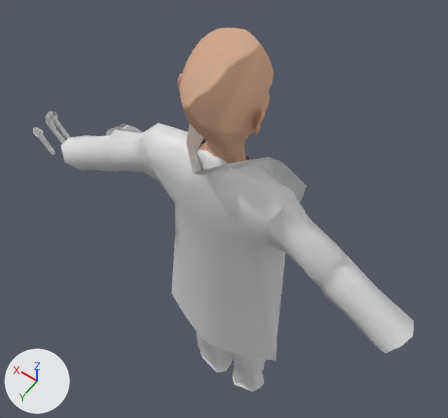
The Blender file LIB/Modeling/Personnages/JeanLuc/JeanLuc17.blend as it was, and as the next commit left it.
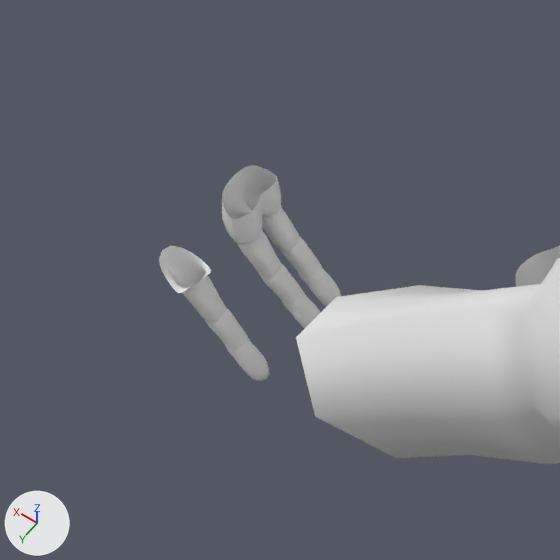
Each version is shown whole from a 50 mm camera at (-5.57, 9.04, 9.98) aimed at (0.95, -0.1, -4.37), then close up on the part from 0% to 26% of the width and 18% to 46% of the height. Lighting does not change. The marker at lower left points along +X, +Y and +Z.
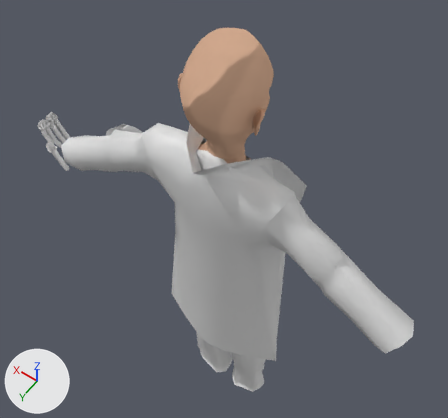
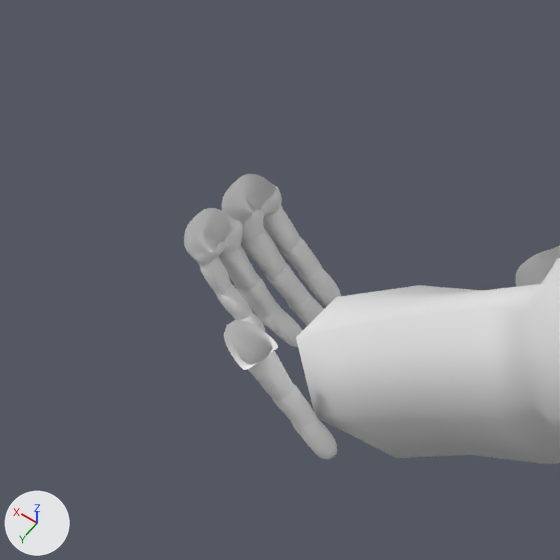
Patch to the scene script:
```diff
--- a/LIB/Modeling/Personnages/JeanLuc/JeanLuc17.blend.py
+++ b/LIB/Modeling/Personnages/JeanLuc/JeanLuc17.blend.py
@@ me_cube_002 @@
 # used by ob_cube_001; location = (6.261, 1.211, -2.988); rotation_euler = (0.0, 0.0492, 0.0), in degrees (0, 2.8, 0); scale = (0.0815, 0.0815, 0.0815)
-me_cube_002.from_pydata(...)  # 536 vertices, 525 faces; spans x -4.16..2.33, y -4.05..1.51, z -8.4..4.84
+me_cube_002.from_pydata(...)  # 566 vertices, 554 faces; spans x -4.17..2.33, y -4.05..0.92, z -8.48..3.8
+# me_cube_002 part 1: 128 vertices moved from x -1.17..2.33, y -3.78..1.04, z -2.85..4.84 to x -1.16..2.33, y -3.74..0.82, z -3.08..3.8; 219 vertices removed from x -4.16..1.41, y -3.75..1.51, z -8.4..4.46; 249 vertices added at x -4.17..2.13, y -3.63..0.92, z -8.48..3.36
@@ me_cube_001 @@
+me_cube_001.from_pydata(...)  # 566 vertices, 554 faces; spans x -4.22..2.32, y -4.04..0.97, z -7.38..3.81
+me_cube_001.polygons.foreach_set('use_smooth', [True] * 554)
@@ ob_cube_002 @@
 ob_cube_002 = bpy.data.objects.new('Cube.002', me_cube_003)
-ob_cube_002.location = (6.214, 1.719, -2.927)
+ob_cube_002.location = (5.189, 2.101, -2.622)
 ob_cube_002.rotation_euler = (0.0, 0.0492, 0.0)  # degrees (0, 2.8, 0)
@@ ob_cube_000 @@
+ob_cube_000 = bpy.data.objects.new('Cube.000', me_cube_001)
+ob_cube_000.location = (6.239, 1.554, -2.983)
+ob_cube_000.rotation_euler = (0.144, 0.0747, 0.0912)  # degrees (8.3, 4.3, 5.2)
+ob_cube_000.scale = (0.0815, 0.0815, 0.0815)
+_m = ob_cube_000.modifiers.new('Subsurf', 'SUBSURF')
+_m.levels = 0
+_m.render_levels = 1
```

What differs and where, as boxes [x1, y1, x2, y2] in the close-ups (560 x 560 px; the box of a moved part takes in the faces that stretch with it):
'Cube.001', reshaped (7% shorter): before [222, 165, 341, 329]; after [222, 174, 341, 326]
'Cube.002', moved: before [159, 245, 269, 381]; after [224, 320, 337, 459]
'Cube.000', added: after [184, 208, 303, 348]
part 1 of me_cube_002, moved or reshaped: before [222, 165, 321, 329]; after [222, 174, 324, 326]
